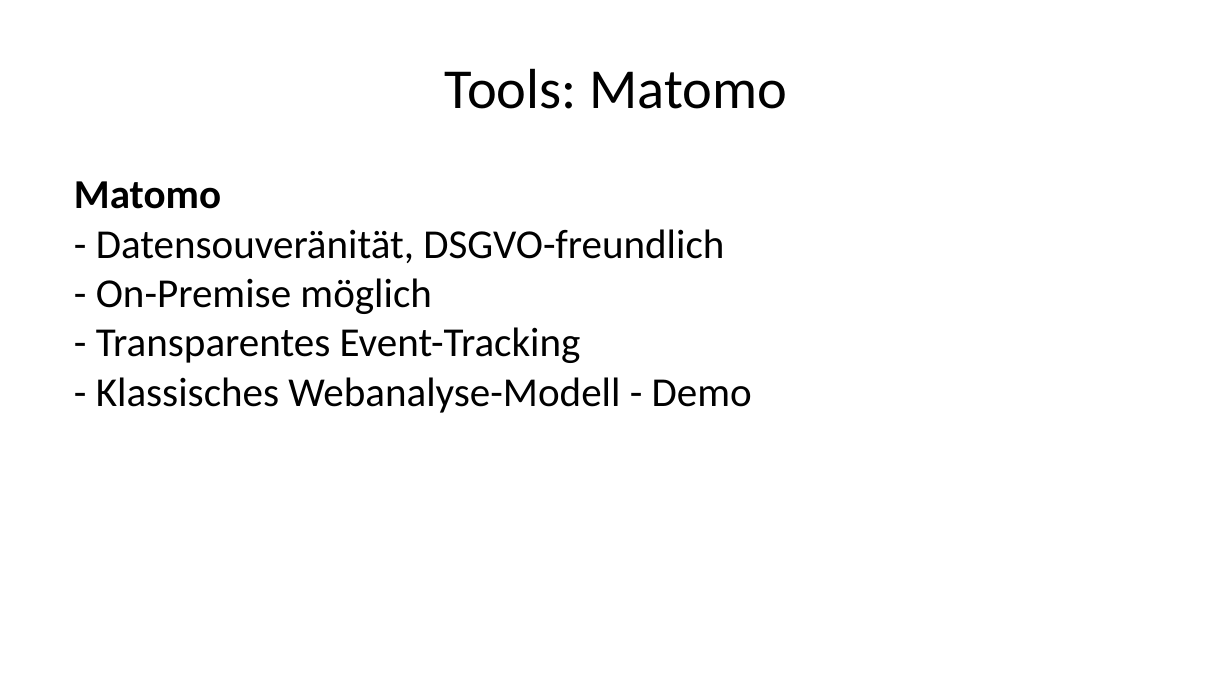
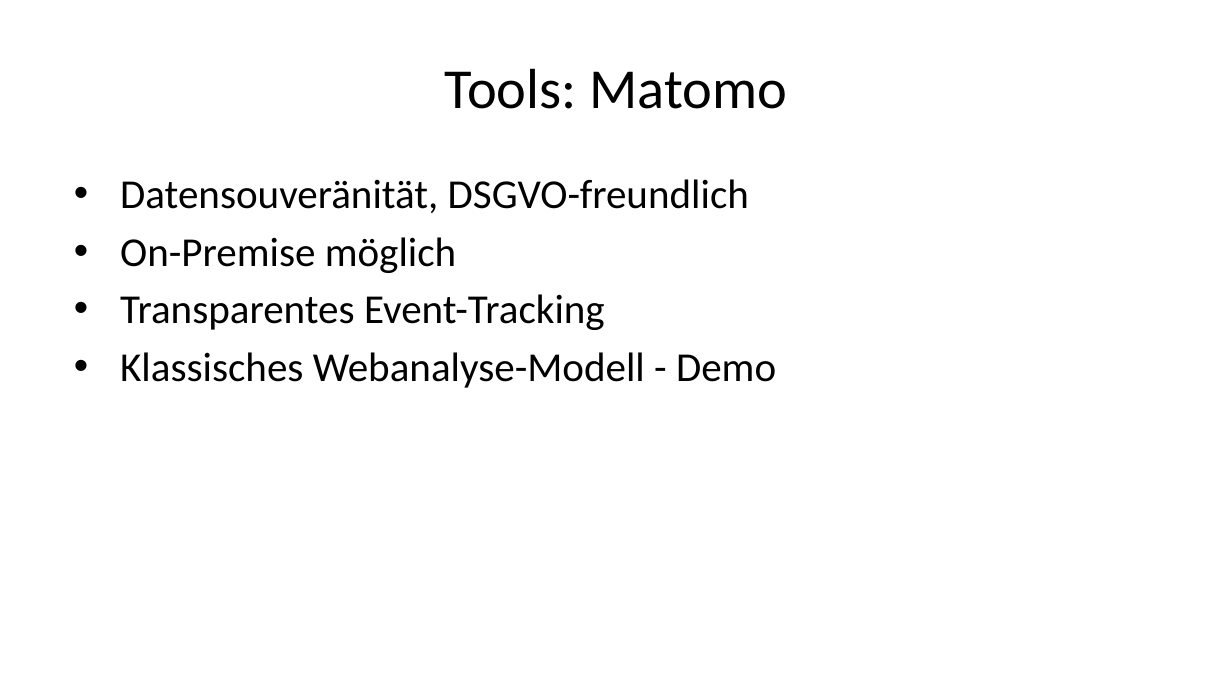
Before and after one commit to daswesen/digitale-inhalte, a slide deck: slide 77 of gdi.pptx (slide 76 before the commit). Drawn at 1232x693 pixels with LibreOffice and Linux fonts; fonts in the diff are those of the drawing. Boxes give left, top, right and bottom in pixels: in the first picture for what was removed or moved away, otherwise in the second. Text is boxed around its words. In the diff, an @@ line names an element or a change of style, - is before the commit and + after.

```diff
--- a/gdi.pptx
+++ b/gdi.pptx
@@ text at [120, 179, 776, 388]: text changed @@
-Matomo
-- Datensouveränität, DSGVO-freundlich
-- On-Premise möglich
-- Transparentes Event-Tracking
-- Klassisches Webanalyse-Modell - Demo
+• Datensouveränität, DSGVO-freundlich
+• On-Premise möglich
+• Transparentes Event-Tracking
+• Klassisches Webanalyse-Modell - Demo
```
Also in this commit, not shown: 2 other slides changed, 1 slide added, 3 other files.
